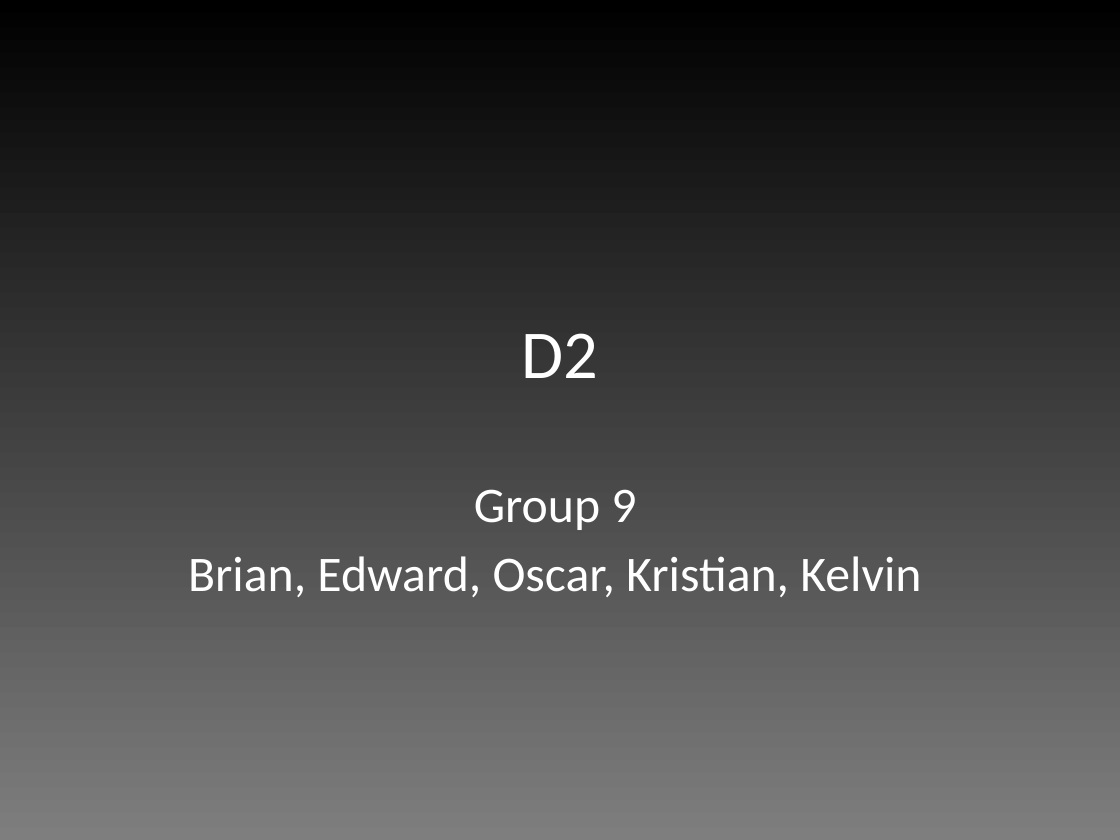
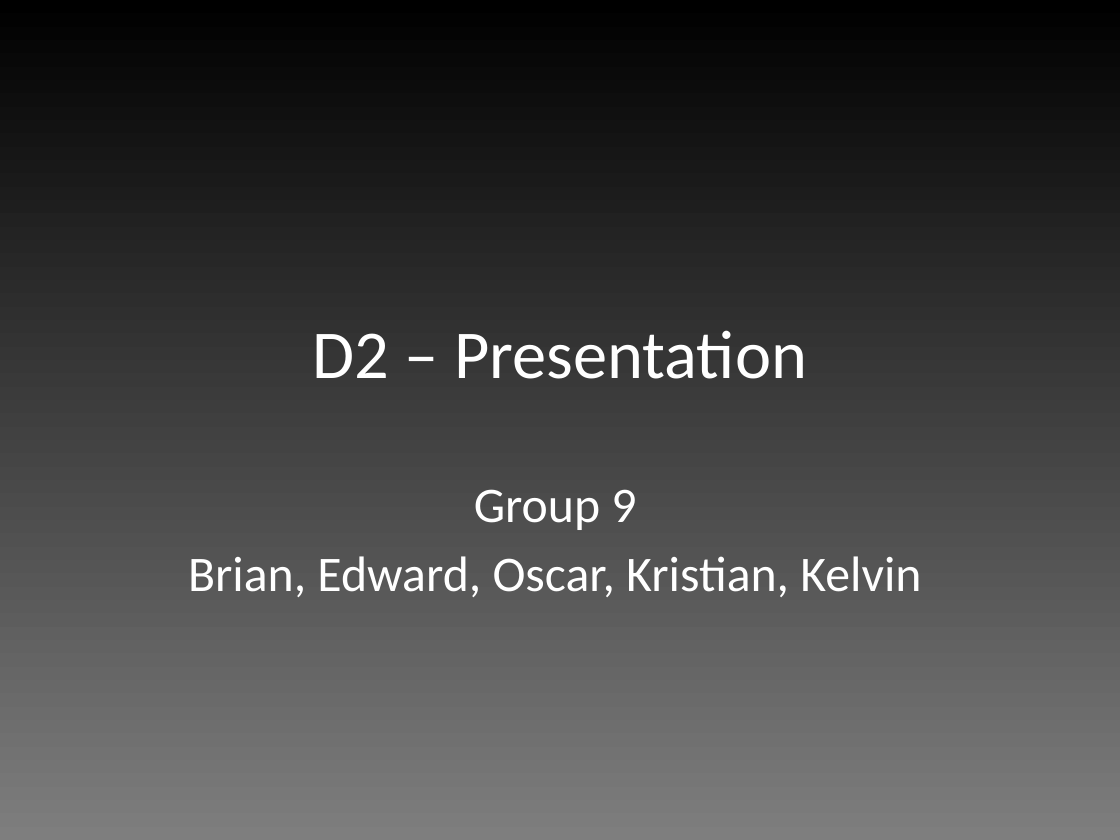
Before and after one commit to edderick/RunwayRedeclaration, a slide deck: slide 1 of doc/D2/Slides.pptx. Drawn at 1120x840 pixels with LibreOffice and Linux fonts; fonts in the diff are those of the drawing. Boxes give left, top, right and bottom in pixels: in the first picture for what was removed or moved away, otherwise in the second. Text is boxed around its words. In the diff, an @@ line names an element or a change of style, - is before the commit and + after.

Commit message:
* Modified the Slides.pptx : Modified the content page's title, added use case diagram * Modified the Test2 for having a better demonstration in D2

```diff
--- a/doc/D2/Slides.pptx
+++ b/doc/D2/Slides.pptx
@@ title at (312, 330, 807, 379): text changed @@
-D2
+D2 – Presentation
```
Also in this commit, not shown: 1 other slide changed, 1 slide added, 1 other file.
